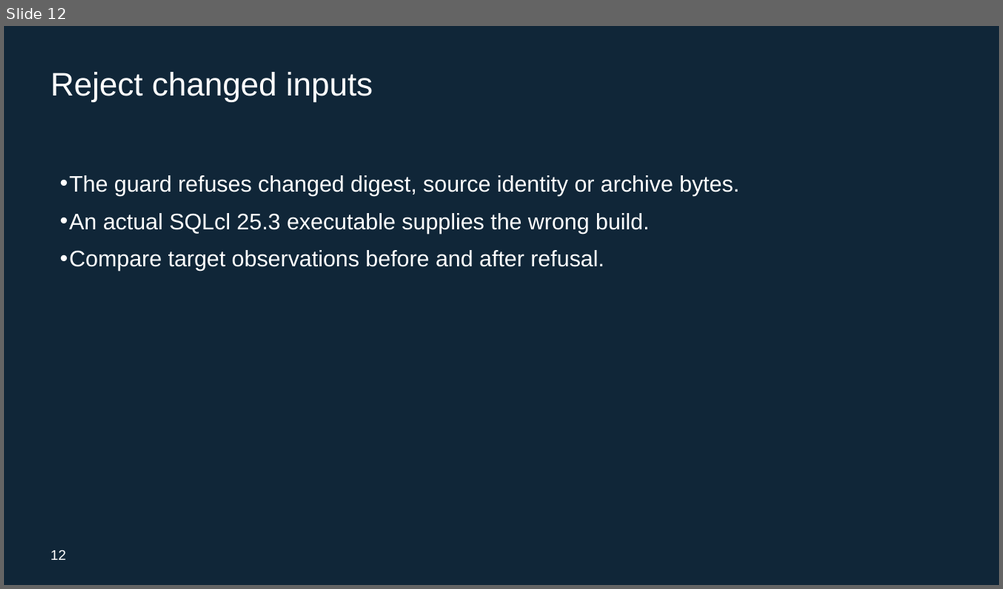
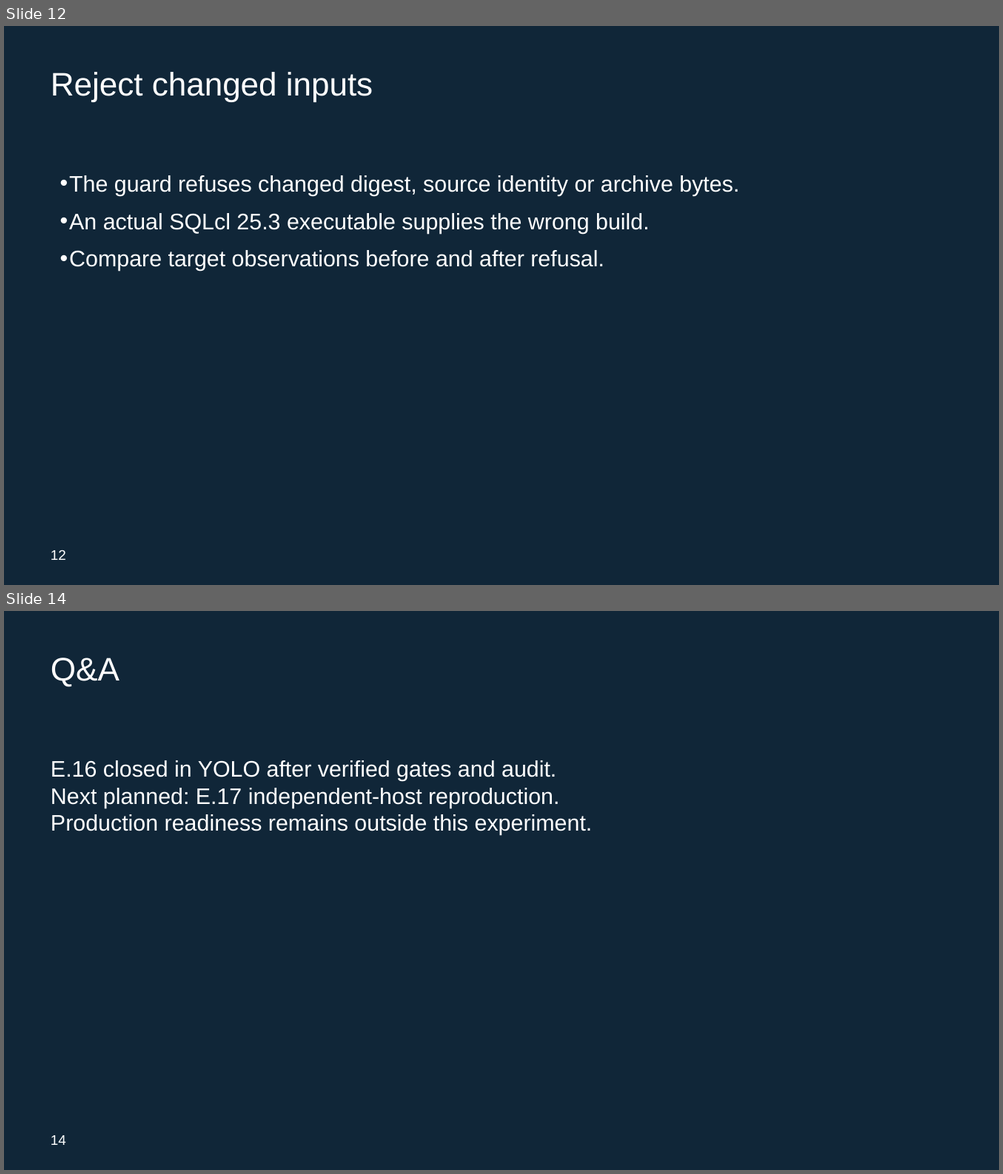
Before and after one commit to rstyczynski/APEX_CICD, a slide deck: progress/E.16/sprint_E.16_increment_demo.pptx. Shown one above the other, each under a label of ours: slide 12 before the commit, slides 12 and 14 after it; the slides between them are not shown. The pictures are 1003x589 and 1003x1174 pixels, drawn with LibreOffice and Linux fonts; fonts in the diff are those of the drawing. Boxes give left, top, right and bottom in pixels: in the first picture for what was removed or moved away, otherwise in the second. Text is boxed around its words. In the diff, an @@ line names an element or a change of style, - is before the commit and + after.

Commit message:
docs: (E.16) accept audited handover and record sprint closure

```diff
--- a/progress/E.16/sprint_E.16_increment_demo.pptx
+++ b/progress/E.16/sprint_E.16_increment_demo.pptx
@@ slide 14 added at bbox=[4, 611, 999, 1170], background #102638 @@
@@ text added at bbox=[51, 658, 119, 687], 31.5 pt, text #FFFFFF @@
+Q&A
@@ text added at bbox=[51, 760, 592, 835], 21.8 pt, text #FFFFFF @@
+E.16 closed in YOLO after verified gates and audit.
+Next planned: E.17 independent-host reproduction.
+Production readiness remains outside this experiment.
@@ text added at bbox=[51, 1136, 66, 1145], 13.5 pt, text #FFFFFF @@
+14
```
Also in this commit, not shown: 1 slide changed, 1 slide removed, 21 other files.
